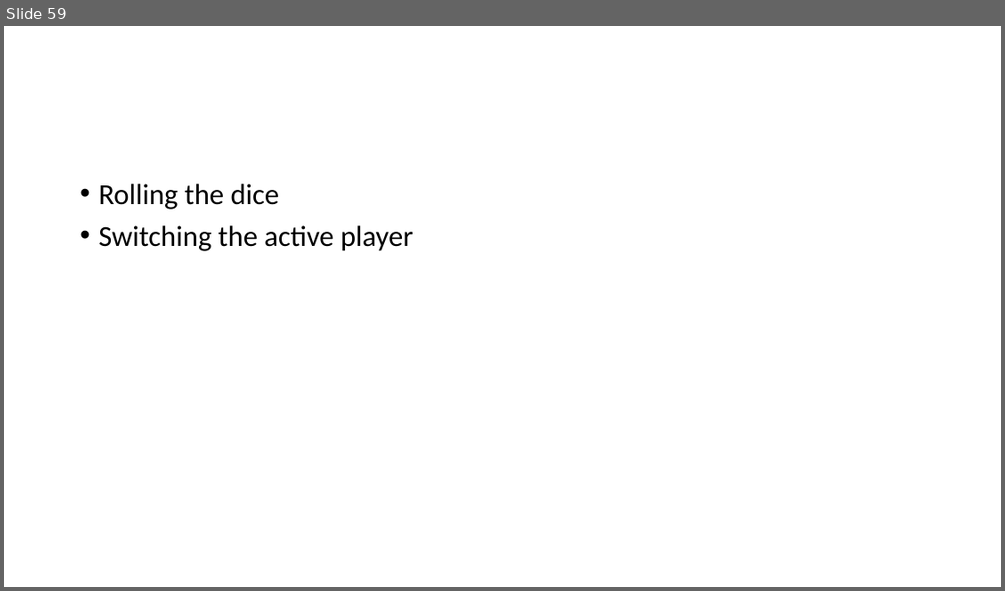
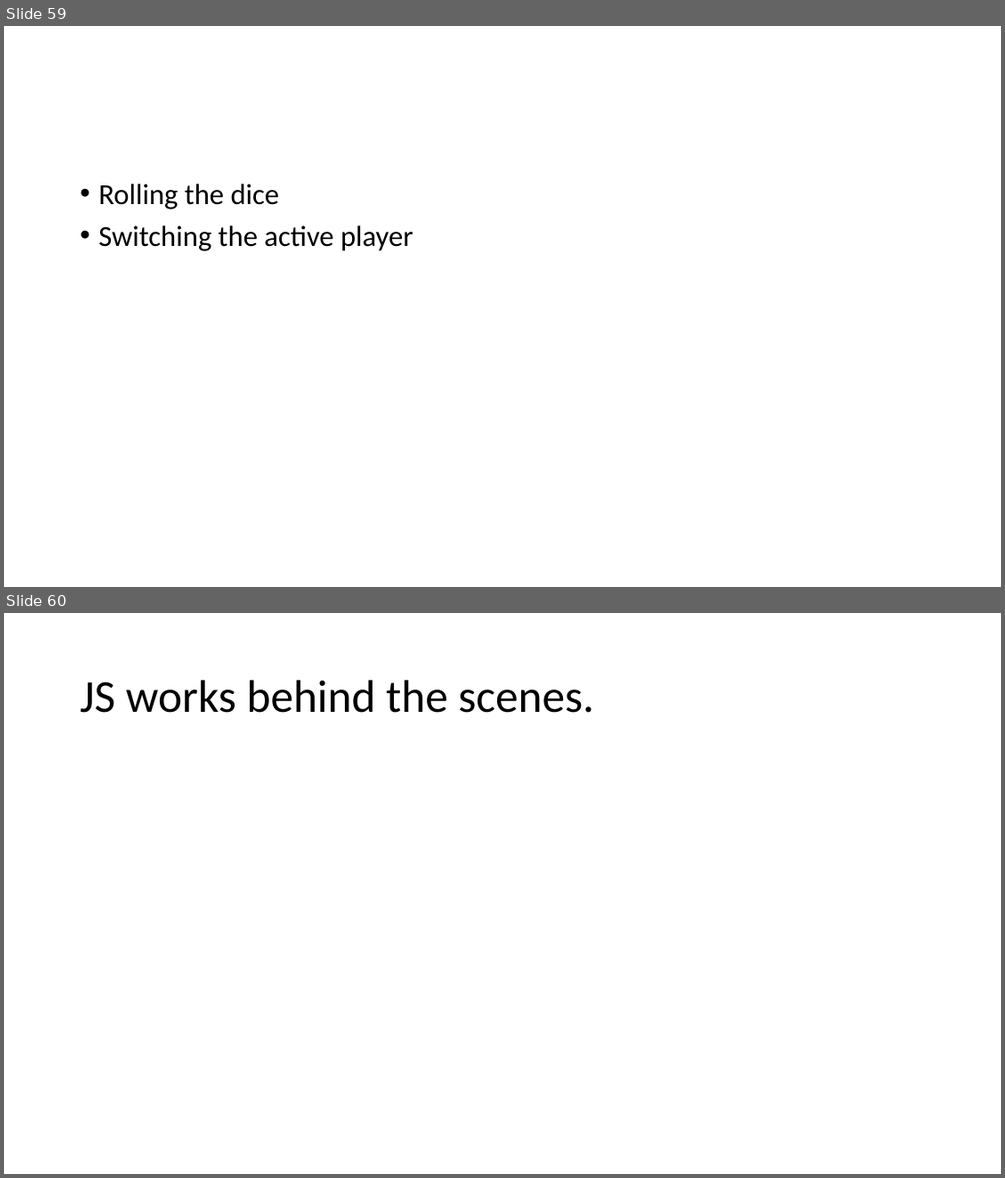
Before and after one commit to PiyushChaturvedii/Batch05, a slide deck: JavaScript.pptx. Shown one above the other, each under a label of ours: slide 59 before the commit, slides 59 and 60 after it. The pictures are 1005x591 and 1005x1178 pixels, drawn with LibreOffice and Linux fonts; fonts in the diff are those of the drawing. Boxes give left, top, right and bottom in pixels: in the first picture for what was removed or moved away, otherwise in the second. Text is boxed around its words. In the diff, an @@ line names an element or a change of style, - is before the commit and + after.

```diff
--- a/JavaScript.pptx
+++ b/JavaScript.pptx
@@ slide 60 added at <box>4,613,1001,1174</box>, background #FFFFFF @@
@@ title added at <box>80,680,594,713</box>, 44 pt, text #000000 @@
+JS works behind the scenes.
```
Also in this commit, not shown: 10 other slides added, 22 other files.
